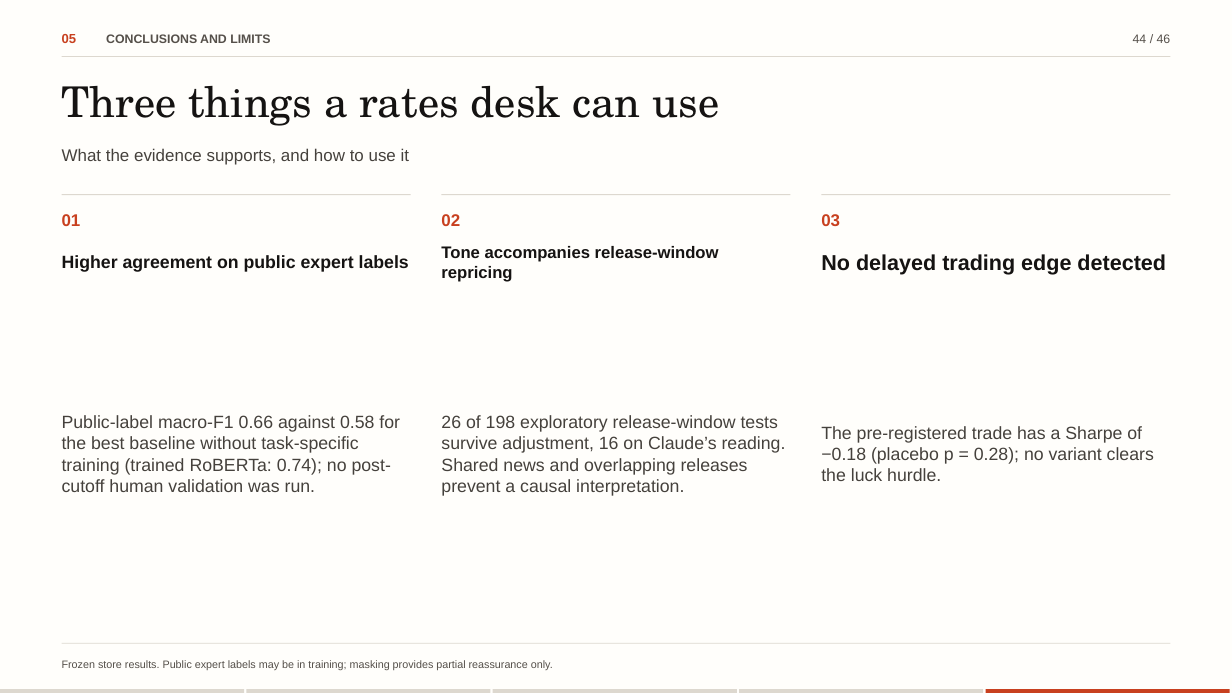
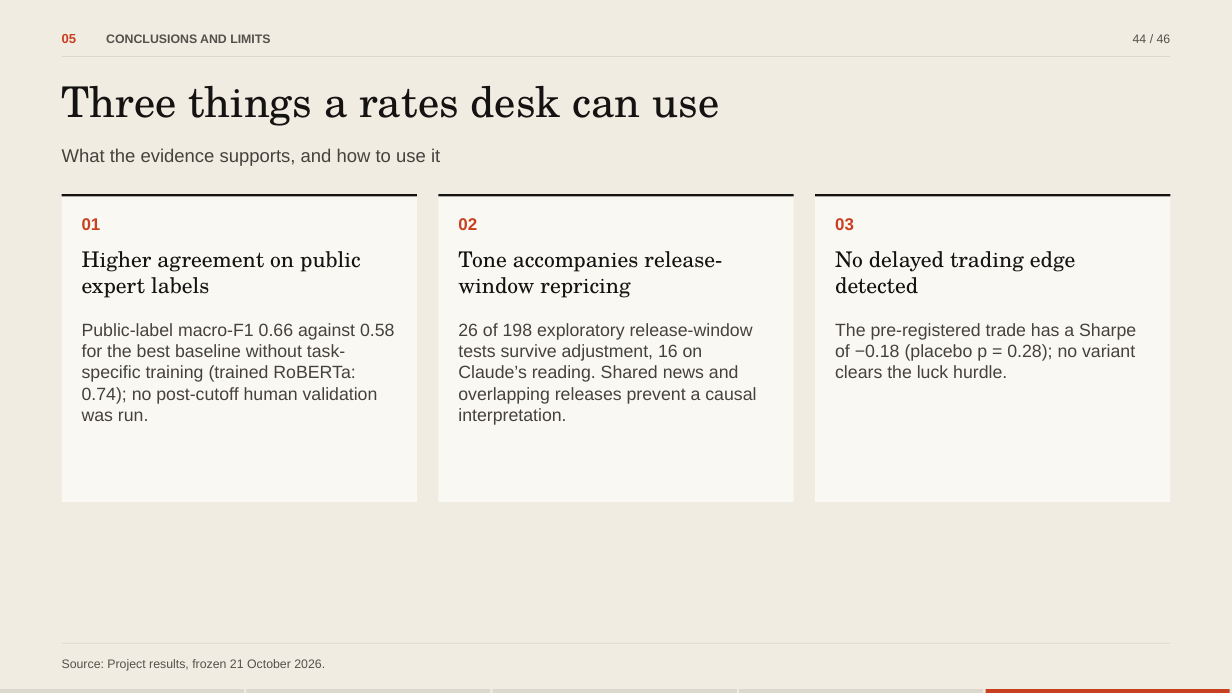
Before and after one commit to flukier1016/fomc-tone-lab, a slide deck: slide 44 of docs/slides/FOMC-Tone-Lab-editable.pptx. Drawn at 1232x693 pixels with LibreOffice and Linux fonts; fonts in the diff are those of the drawing. Boxes give left, top, right and bottom in pixels: in the first picture for what was removed or moved away, otherwise in the second. Text is boxed around its words. In the diff, an @@ line names an element or a change of style, - is before the commit and + after.

Commit message:
Sync with revision 3430cea
The deck now names the public repository on its first and last slides, keeps one-line source footers and a list-style contents page; the write-up is set in the course homework style with references at the end; SUBMISSION.md is a short guide for graders.

```diff
--- a/docs/slides/FOMC-Tone-Lab-editable.pptx
+++ b/docs/slides/FOMC-Tone-Lab-editable.pptx
@@ background #FFFEFB to #F1ECE2 @@
@@ text "What the evidence supports, and ..." at <box>62,148,440,166</box>: size 13.2 to 14.4 pt @@
@@ rectangle: place and size @@
-rectangle at <box>62,194,411,195</box>
+rectangle at <box>62,194,417,197</box>
@@ rectangle added at <box>62,194,417,502</box>, fill #FAF8F3 @@
@@ rectangle: place and size @@
-rectangle at <box>442,194,791,195</box>
+rectangle at <box>438,194,793,197</box>
@@ rectangle added at <box>438,194,793,502</box>, fill #FAF8F3 @@
@@ fill #DDD8CF to #151312 in 3 elements at <box>438,194,793,197</box>, <box>62,194,417,197</box>, <box>815,194,1170,197</box> @@
@@ rectangle: place and size @@
-rectangle at <box>822,194,1171,195</box>
+rectangle at <box>815,194,1170,197</box>
@@ rectangle added at <box>815,194,1170,502</box>, fill #FAF8F3 @@
@@ text "01": place and size @@
-text "01" at <box>62,214,81,226</box>
+text "01" at <box>82,218,101,230</box>
@@ text "02": place and size @@
-text "02" at <box>441,214,460,226</box>
+text "02" at <box>458,218,477,230</box>
@@ text "03": place and size @@
-text "03" at <box>821,214,840,226</box>
+text "03" at <box>835,218,854,230</box>
@@ text "Higher agreement on public expert ...": place and size @@
-text "Higher agreement on public expert ..." at <box>62,255,409,272</box>
+text "Higher agreement on public expert ..." at <box>82,251,361,298</box>
@@ text "Higher agreement on public expert ..." at <box>82,251,361,298</box>: size 13.8 to 16.8 pt, font Arial to TeX Gyre Schola, bold off; vertical alignment middle to top @@
@@ text "Tone accompanies release-window repricing": place and size @@
-text "Tone accompanies release-window repricing" at <box>441,246,719,282</box>
+text "Tone accompanies release-window repricing" at <box>458,251,722,298</box>
@@ text "Tone accompanies release-window repricing" at <box>458,251,722,298</box>: size 13 to 16.8 pt, font Arial to TeX Gyre Schola, bold off; vertical alignment middle to top @@
@@ text "No delayed trading edge detected": place and size @@
-text "No delayed trading edge detected" at <box>821,254,1166,275</box>
+text "No delayed trading edge detected" at <box>835,251,1075,294</box>
@@ text "No delayed trading edge detected" at <box>835,251,1075,294</box>: font Arial to TeX Gyre Schola, bold off; vertical alignment middle to top @@
@@ text "Public-label macro-F1 0.66 against 0.58 ...": place and size @@
-text "Public-label macro-F1 0.66 against 0.58 ..." at <box>62,415,400,492</box>
+text "Public-label macro-F1 0.66 against 0.58 ..." at <box>82,323,394,421</box>
@@ text "26 of 198 exploratory release-window ...": place and size @@
-text "26 of 198 exploratory release-window ..." at <box>441,415,786,496</box>
+text "26 of 198 exploratory release-window ..." at <box>458,323,756,425</box>
@@ vertical alignment middle to top in 3 elements at <box>458,323,756,425</box>, <box>82,323,394,421</box>, <box>835,323,1136,378</box> @@
@@ text "The pre-registered trade has a ...": place and size @@
-text "The pre-registered trade has a ..." at <box>821,426,1154,481</box>
+text "The pre-registered trade has a ..." at <box>835,323,1136,378</box>
@@ text at <box>62,659,325,671</box>: text changed; size 8.4 to 9.6 pt @@
-Frozen store results. Public expert labels may be in training; masking provides partial reassurance only.
+Source: Project results, frozen 21 October 2026.
```
Also in this commit, not shown: 45 other slides changed, 20 other files.
